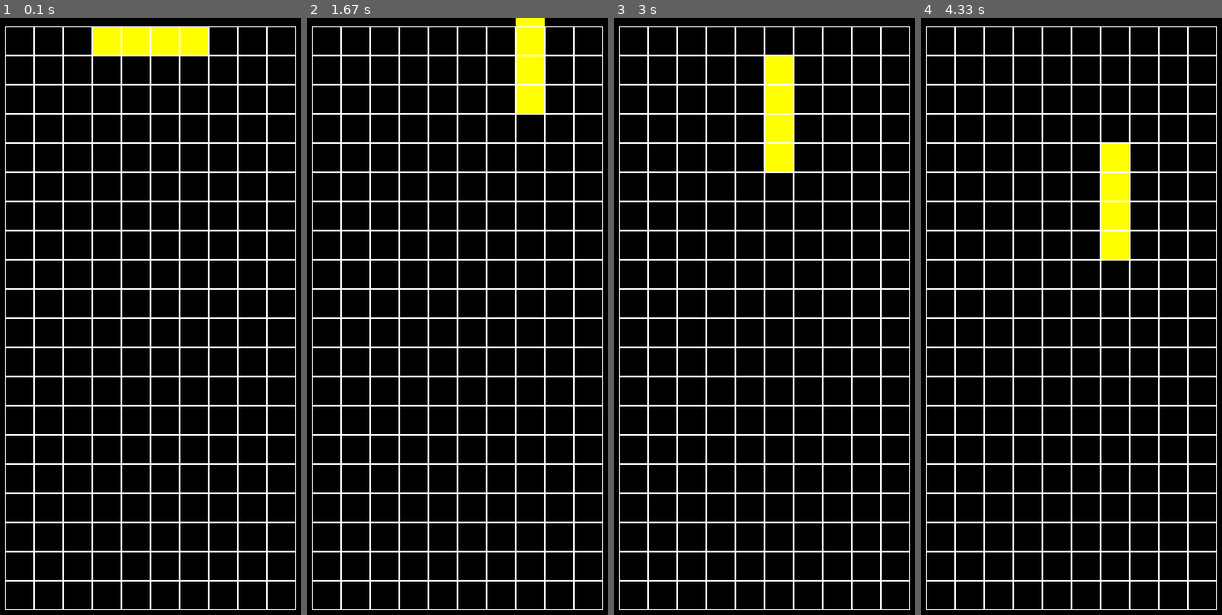
Above: before the commit, frames 1-4 (left to right).
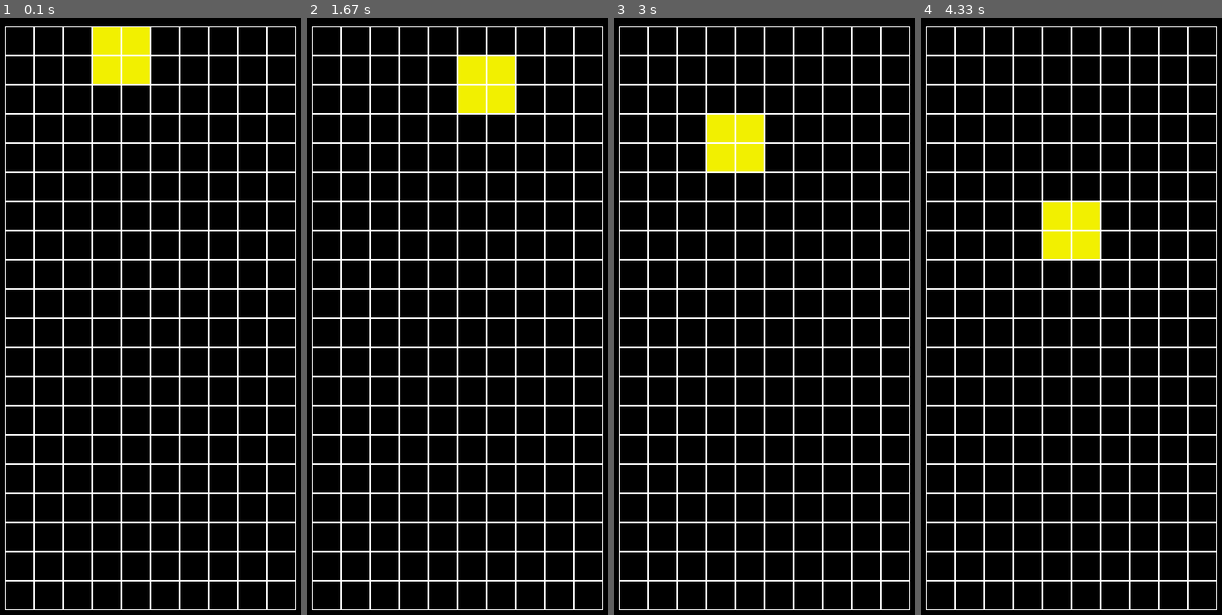
Above: after the commit, the same moments.

Repository: Veter-ok/pygame-tetris
Game: pygame game, started from main.py
Two runs of this game, one before a commit and one after it. Both use one fixed random seed, a clock stepped at 60 frames per second and the inputs below.
Inputs:
- Up to frame 1 (0.1 s): no input
- Up to frame 2 (1.67 s): hold Right 0.33-0.8 s; hold Up 0.83-1.13 s; hold Right 1.17-1.63 s
- Up to frame 3 (3 s): hold Left 1.67-2.2 s; hold Down 2.23-2.53 s; hold Left 2.57-2.97 s
- Up to frame 4 (4.33 s): hold Right 3.4-4.03 s; hold Down from 4.07 s (still down)

The runs differ from the first frame. In frame 1, 1.7% of the frame differs, in the area x 30-70%, y 1-12%; in frame 2, 3.1%; in frame 3, 3.4%, in the area x 30-60%, y 6-26%; in frame 4, 3.4%.

Commit message:
Add tools.py with SpeedChecker and FPS. Add static colors for blocks

Diff:
--- a/blocks.py
+++ b/blocks.py
@@ -70,8 +70,10 @@
 
 
 class Cube(MainBlock):
-	def __init__(self, color:str):
-		super().__init__(color)
+	color = (242, 240, 0)
+
+	def __init__(self):
+		super().__init__(Cube.color)
 		self.positions = [(3, 0), (4, 0), (3, 1), (4, 1)]
 
 	def rotate(self):
@@ -79,8 +81,10 @@
 
 
 class Rectangle(MainBlock):
-	def __init__(self, color:str):
-		super().__init__(color)
+	color = (4, 241, 229)
+
+	def __init__(self):
+		super().__init__(Rectangle.color)
 		self.positions = [(3, 0), (4, 0), (5, 0), (6, 0)]
 		self.direction = 1
 
@@ -137,9 +141,11 @@
 			self.direction = 1
 
 
-class L_Block(MainBlock):
-	def __init__(self, color: str):
-		super().__init__(color)
+class L_Block_1(MainBlock):
+	color = (26, 0, 217)
+
+	def __init__(self):
+		super().__init__(L_Block_1.color)
 		self.positions = [(3, 0), (3, 1), (4, 1), (5, 1)]
 		self.direction = 1
 
--- a/main.py
+++ b/main.py
@@ -1,30 +1,15 @@
 import pygame
-from random import choice
+from constants import WIDTH, HEIGHT
 from board import Board
-from blocks import Cube, Rectangle, L_Block
-
-class TimeChecker():
-	def __init__(self):
-		self.prev_tick = 0
-		self.sum_tick = 0
-
-	def check_time(self, tick):
-		if  (tick + self.sum_tick) - self.prev_tick >= 1000:
-			self.prev_tick = 0
-			self.sum_tick = 0
-			return True
-		self.sum_tick += tick
-		return False
+from tools import get_block, TimeChecker, FPS
 
 if __name__ == '__main__':
-	colors = ["red", "green", "yellow"]
-	blocks = [Cube, Rectangle, L_Block]
-	block = choice(blocks)(choice(colors))
 	pygame.init()
 	screen = pygame.display.set_mode((450, 720))
-	clock = pygame.time.Clock()
-	board = Board(10, 20)
+	board = Board(WIDTH, HEIGHT)
+	block = get_block()
 	speedChecker = TimeChecker()
+	fps = FPS()
 	running = True
 	while running:
 		for event in pygame.event.get():
@@ -40,15 +25,16 @@
 				elif event.key == pygame.K_UP:
 					block.rotate()
 		screen.fill("black")
-		tick = clock.tick()
-		if speedChecker.check_time(tick):
+		if speedChecker.check_time():
 			block.fall()
 		block_positions = block.get_positions()
 		if block.isFall(board.minPoints(block_positions)):
 			board.add_block(block_positions, block.get_color())
-			block = choice(blocks)(choice(colors))
+			block = get_block()
 			board.update()
 		block.render(screen)
 		board.render(screen)
-		pygame.display.flip()
+		pygame.display.update()
+		# fps.render()
+		fps.clock.tick(60)
 	pygame.quit()
--- /dev/null
+++ b/tools.py
@@ -0,0 +1,32 @@
+import pygame
+from random import choice
+from blocks import Cube, Rectangle, L_Block_1
+
+BLOCKS = [Cube, Rectangle, L_Block_1]
+Block = Rectangle | Cube | L_Block_1
+
+def get_block() -> Block:
+	return choice(BLOCKS)()
+
+
+class TimeChecker():
+	def __init__(self):
+		self.prev_tick = 0
+		self.sum_tick = 0
+		self.clock = pygame.time.Clock()
+
+	def check_time(self) -> bool:
+		tick = self.clock.tick()
+		if  (tick + self.sum_tick) - self.prev_tick >= 1000:
+			self.prev_tick = 0
+			self.sum_tick = 0
+			return True
+		self.sum_tick += tick
+		return False
+
+class FPS():
+	def __init__(self):
+		self.clock = pygame.time.Clock()
+
+	def render(self):
+		print(self.clock.get_fps())
